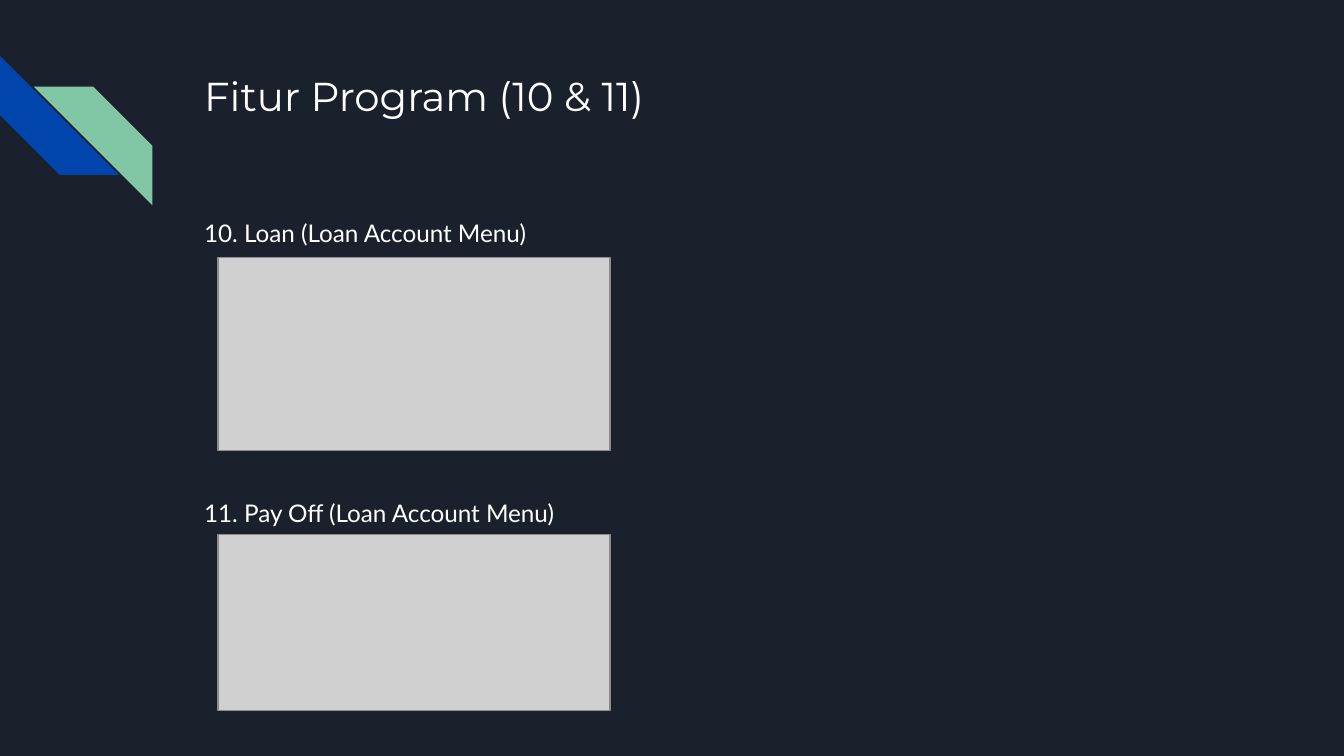
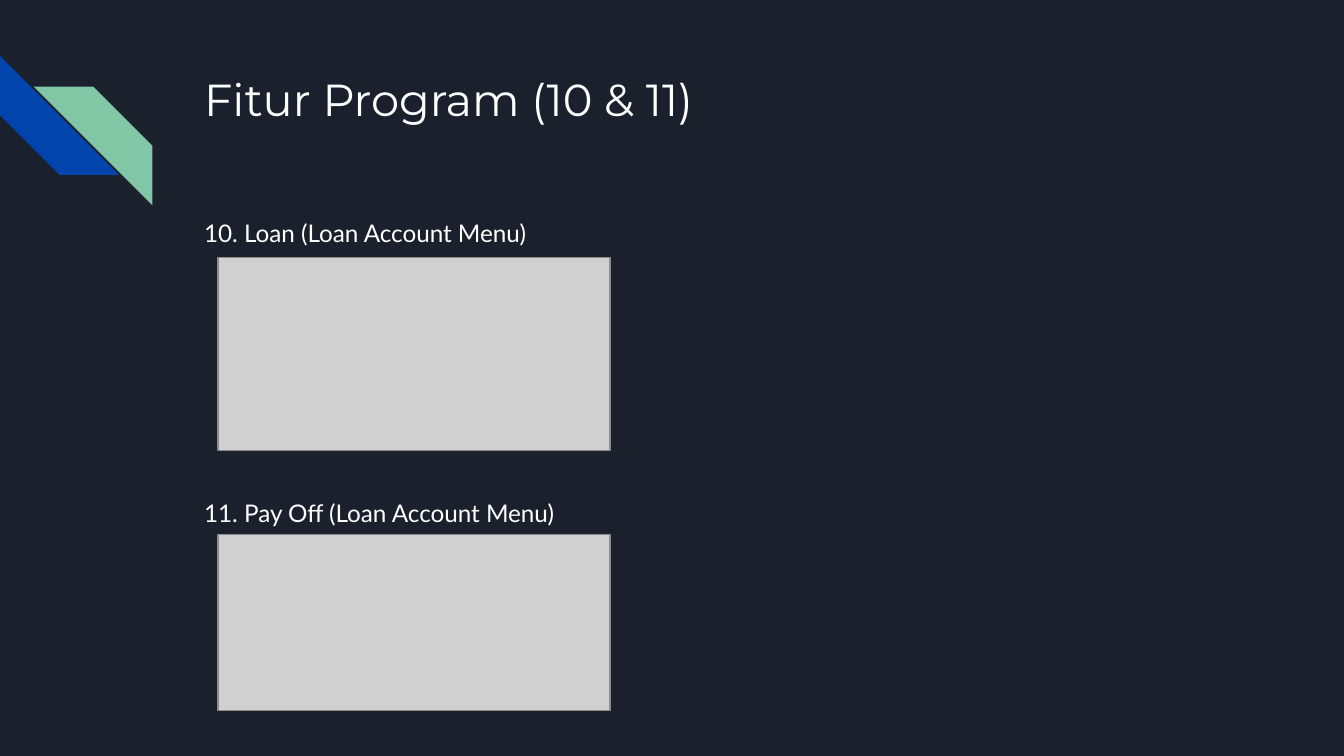
Before and after one commit to kevin207/PBO-tubes, a slide deck: slide 10 of TUBES PBO KELOMPOK MANAJER .pptx. Drawn at 1344x756 pixels with LibreOffice and Linux fonts; fonts in the diff are those of the drawing; grey boxes stand for pictures. Boxes give left, top, right and bottom in pixels: in the first picture for what was removed or moved away, otherwise in the second. Text is boxed around its words. In the diff, an @@ line names an element or a change of style, - is before the commit and + after.

```diff
--- a/TUBES PBO KELOMPOK MANAJER .pptx
+++ b/TUBES PBO KELOMPOK MANAJER .pptx
@@ title "Fitur Program (10 & 11)" at [204, 82, 693, 125]: size 21.6 to 24 pt @@
```
Also in this commit, not shown: 11 other slides changed.
